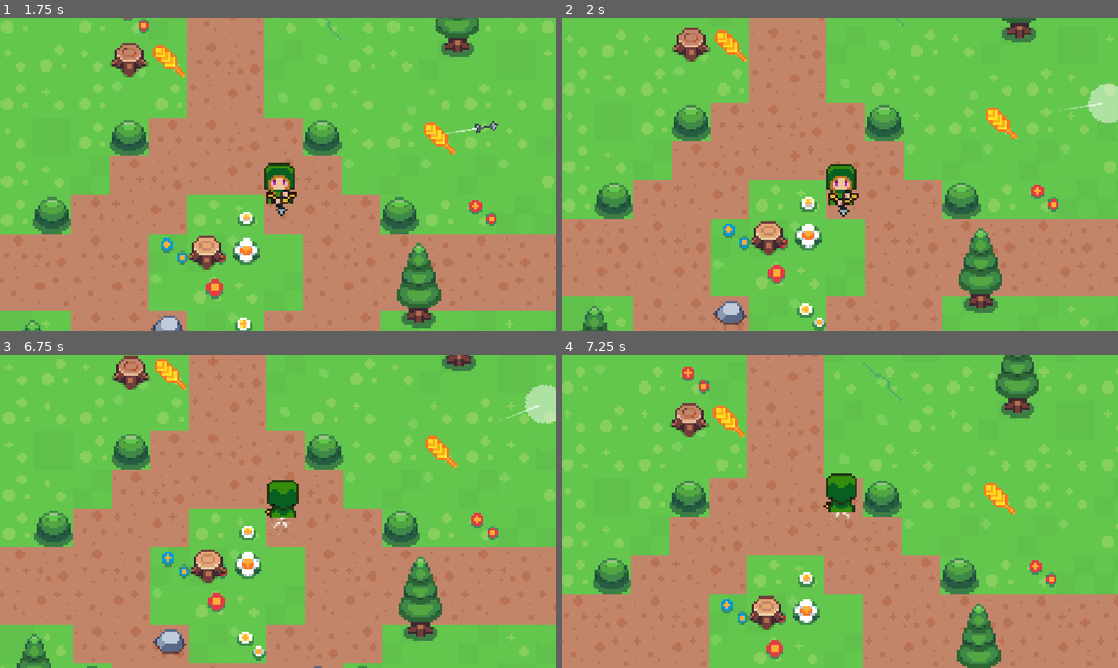
Above: before the commit, frames 1-4 (two rows, left to right).
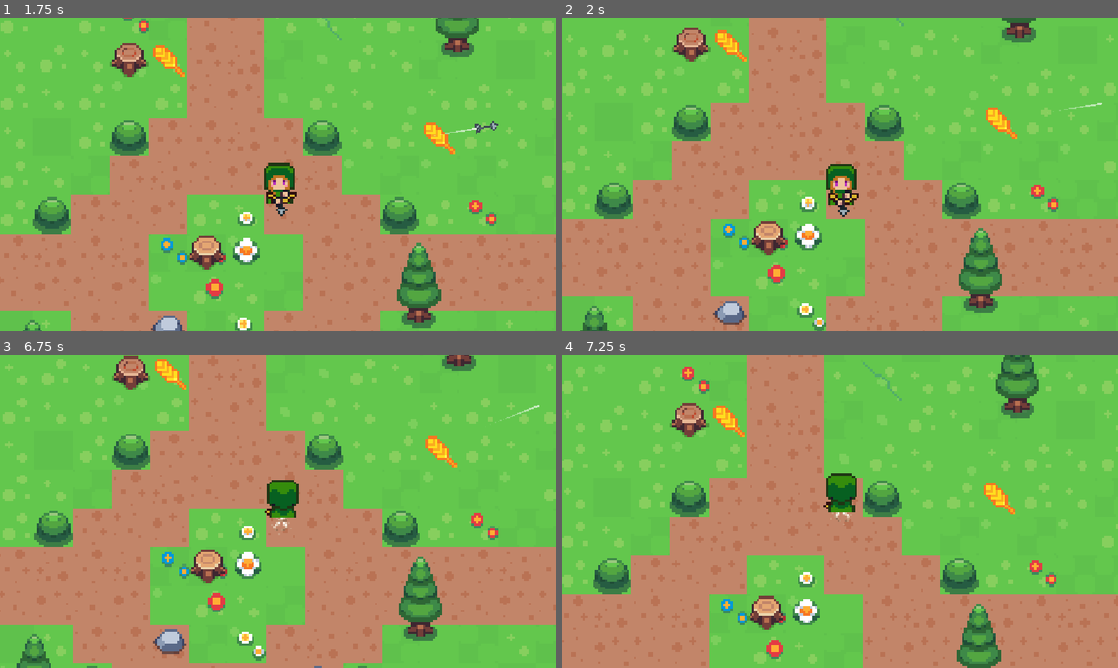
Above: after the commit, the same moments.

Repository: bintanghawley/flank
Game: Godot game, scene res://scene/game.tscn
Same seed, same stepped clock (60 frames per second), same inputs: the game is played once before the commit and once after it.
Inputs (mouse positions are in pixels of both pictures, inside the frame that each line leads up to):
- Up to frame 1 (1.75 s): move the mouse to (400, 158) at 0.52 s; hold D 0.53-1.28 s; hold Shift 0.53-1.28 s; click (400, 158) at 0.67 s; move the mouse to (166, 190) at 1.27 s; hold S from 1.28 s (still down); tap Shift at 1.35 s
- Up to frame 2 (2 s): keep holding S
- Up to frame 3 (6.75 s): move the mouse to (333, 442) at 2.02 s; release S at 2.03 s; hold D 2.03-2.78 s; hold Shift 2.03-2.78 s; move the mouse to (250, 574) at 2.77 s; hold W 2.78-3.53 s; tap Shift at 2.85, 4.35, 5.85 s; click (250, 574) at 2.92 s; move the mouse to (444, 558) at 3.52 s; hold Shift 3.53-4.28 s; hold A 3.53-5.03 s; move the mouse to (111, 464) at 4.27 s; move the mouse to (305, 511) at 5.02 s; hold S 5.03-5.78 s; hold Shift 5.03-5.78 s; click (305, 511) at 5.17 s; move the mouse to (194, 433) at 5.77 s; hold D 5.78-6.53 s; move the mouse to (400, 495) at 6.52 s; hold W from 6.53 s (still down); hold Shift from 6.53 s (still down)
- Up to frame 4 (7.25 s): keep holding W; keep holding Shift

Frame 1 is identical in both runs. In frame 2, 0.6% of the frame differs, in the area x 94-100%, y 21-34%; in frame 3, 0.6%, in the area x 94-100%, y 9-22%; in frame 4, nothing differs.

Commit message:
feat: batasi panah di batas kamera dan ledakan hanya saat tabrakan

Diff:
--- a/scene/projectile/arrow.gd
+++ b/scene/projectile/arrow.gd
@@ -41,7 +41,7 @@
 	# Hapus otomatis jika tidak mengenai apa-apa dalam 3 detik agar game tetap lancar
 	await get_tree().create_timer(3.0).timeout
 	if is_instance_valid(self) and not is_destroyed:
-		destroy()
+		destroy(false)
 
 
 func _physics_process(delta: float):
@@ -59,9 +59,9 @@
 		while trail_line.get_point_count() > max_trail_points:
 			trail_line.remove_point(0)
 
-	# Hancurkan panah jika mencapai/melewati batas pandangan kamera atau limit peta
+	# Hancurkan panah jika mencapai/melewati batas pandangan kamera atau limit peta (tanpa ledakan)
 	if is_outside_camera_or_limits():
-		destroy()
+		destroy(false)
 
 
 func is_outside_camera_or_limits() -> bool:
@@ -90,13 +90,14 @@
 	return false
 
 
-func destroy():
+func destroy(with_impact: bool = false):
 	if is_destroyed:
 		return
 	is_destroyed = true
 
-	# Munculkan efek benturan bila ada
-	spawn_impact()
+	# Munculkan efek benturan bila mengenai musuh atau collision object
+	if with_impact:
+		spawn_impact()
 
 	# Nonaktifkan pergerakan dan tabrakan
 	set_physics_process(false)
@@ -129,7 +130,7 @@
 
 	# Jika menabrak pembatas fisik peta (WorldBorders) atau tembok / rintangan map
 	if body is StaticBody2D or body is TileMapLayer:
-		destroy()
+		destroy(true)
 		return
 
 	var target = body
@@ -148,7 +149,7 @@
 			if player_node and is_instance_valid(player_node) and player_node.has_method("apply_camera_shake"):
 				player_node.apply_camera_shake()
 
-			destroy()
+			destroy(true)
 
 	# Jika panah ditembakkan oleh musuh -> targetnya adalah player
 	elif shooter_group == "enemy":
@@ -160,4 +161,4 @@
 				return
 			if target.has_method("take_damage"):
 				target.take_damage(damage, global_position)
-			destroy()
+			destroy(true)
